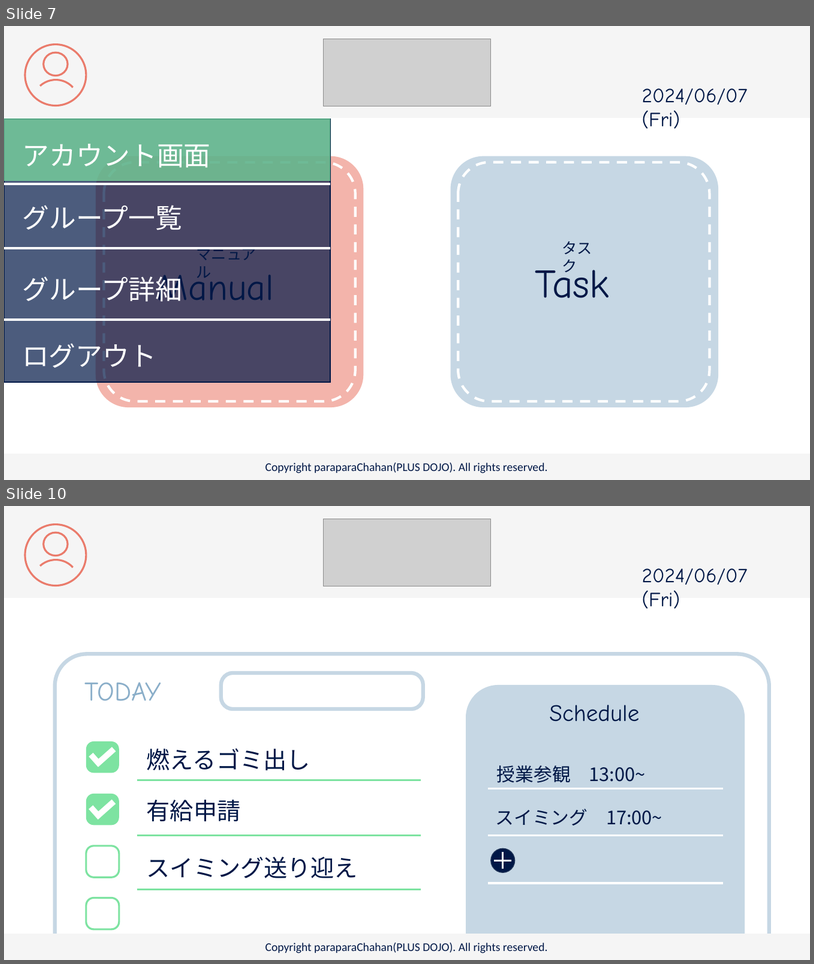
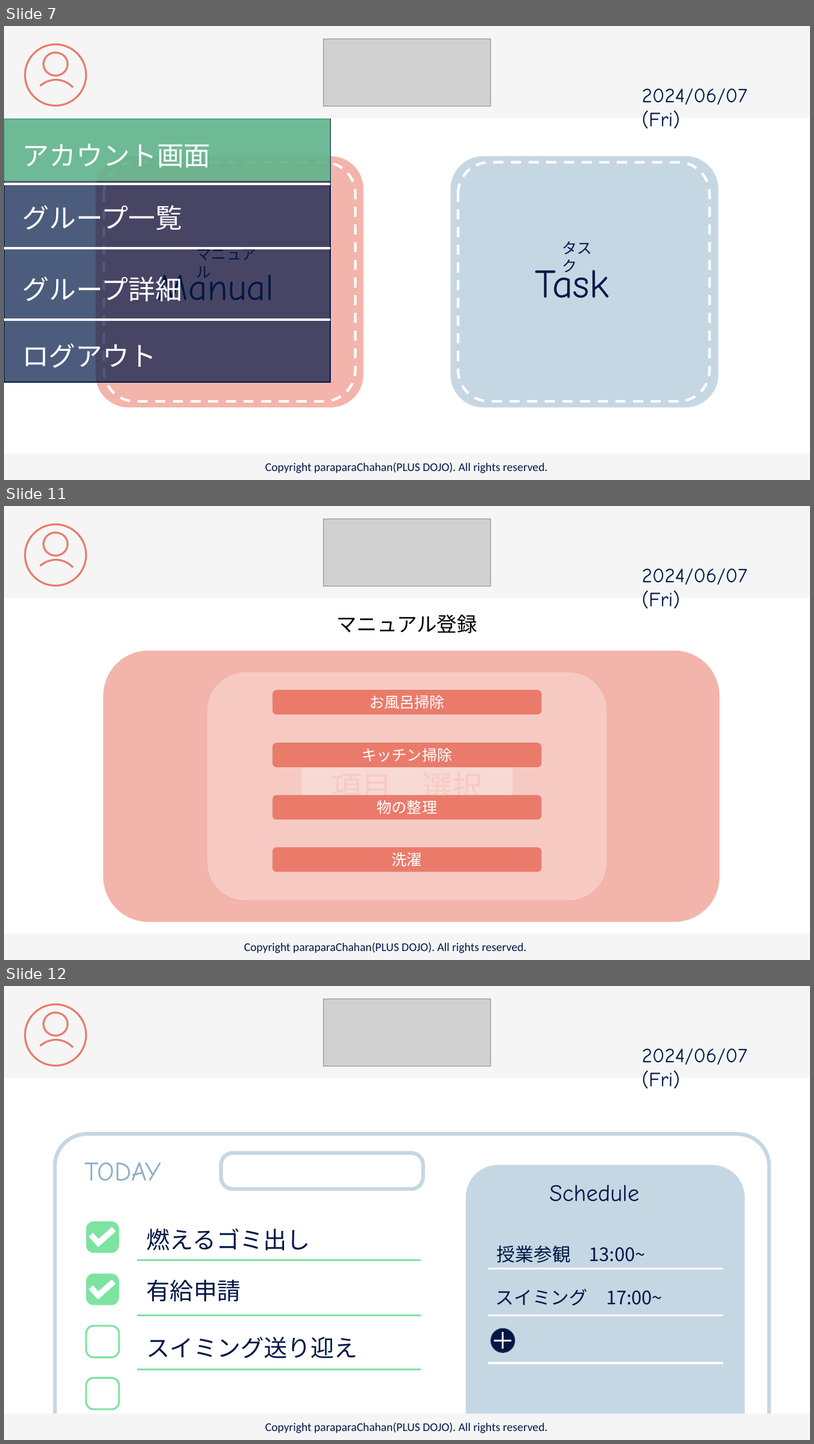
Before and after one commit to plusdojo2024/C2, a slide deck: doc/13_外部設計/famiLink 画面デザイン.pptx. Shown one above the other, each under a label of ours: slides 7 and 10 before the commit, slides 7, 11 and 12 after it; the slides between them are not shown. The pictures are 814x964 and 814x1444 pixels, drawn with LibreOffice and Linux fonts; fonts in the diff are those of the drawing; grey boxes stand for pictures. Boxes give left, top, right and bottom in pixels: in the first picture for what was removed or moved away, otherwise in the second. Text is boxed around its words. In the diff, an @@ line names an element or a change of style, - is before the commit and + after.

```diff
--- a/doc/13_外部設計/famiLink 画面デザイン.pptx
+++ b/doc/13_外部設計/famiLink 画面デザイン.pptx
@@ slide 11 added at (4,506,810,960), background #FFFFFF @@
@@ rectangle added at (4,506,810,598), fill #F5F5F5 @@
@@ picture added at (323,519,492,586) @@
@@ ellipse added at (25,524,86,585), outline #EA7B6B 2.25 pt @@
@@ ellipse added at (44,532,68,556), outline #EA7B6B 2.25 pt @@
@@ arc (boxed as its full ellipse) added at (23,550,89,615), outline #EA7B6B 2.25 pt @@
@@ text added at (642,568,748,609), 24 pt, text #001746 @@
+2024/06/07 (Fri)
@@ text added at (337,614,477,633), 24 pt, text #000000 @@
+マニュアル登録
@@ rounded rectangle added at (103,651,720,922), fill #F3B4AB @@
@@ rounded rectangle added at (208,672,607,900), fill #F7D0C9 at 80% opacity @@
@@ rounded rectangle added at (273,690,542,715), fill #EA7B6B, 18 pt, text #FFFFFF @@
+お風呂掃除
@@ rounded rectangle added at (273,742,542,768), fill #EA7B6B, 18 pt, text #FFFFFF @@
+キッチン掃除
@@ rounded rectangle added at (302,755,513,817), fill #FFFFFF, 36 pt, text #F3B4AB @@
+項目 選択
@@ rounded rectangle added at (273,795,542,819), fill #EA7B6B, 18 pt, text #FFFFFF @@
+物の整理
@@ rounded rectangle added at (273,847,542,872), fill #EA7B6B, 18 pt, text #FFFFFF @@
+洗濯
@@ rectangle added at (4,933,810,960), fill #F5F5F5 @@
@@ text added at (244,942,527,953), 14 pt, text #001746 @@
+Copyright paraparaChahan(PLUS DOJO). All rights reserved.
@@ what was slide 10 is now slide 12 @@
```
Also in this commit, not shown: 2 slides changed, 1 other slide added.
